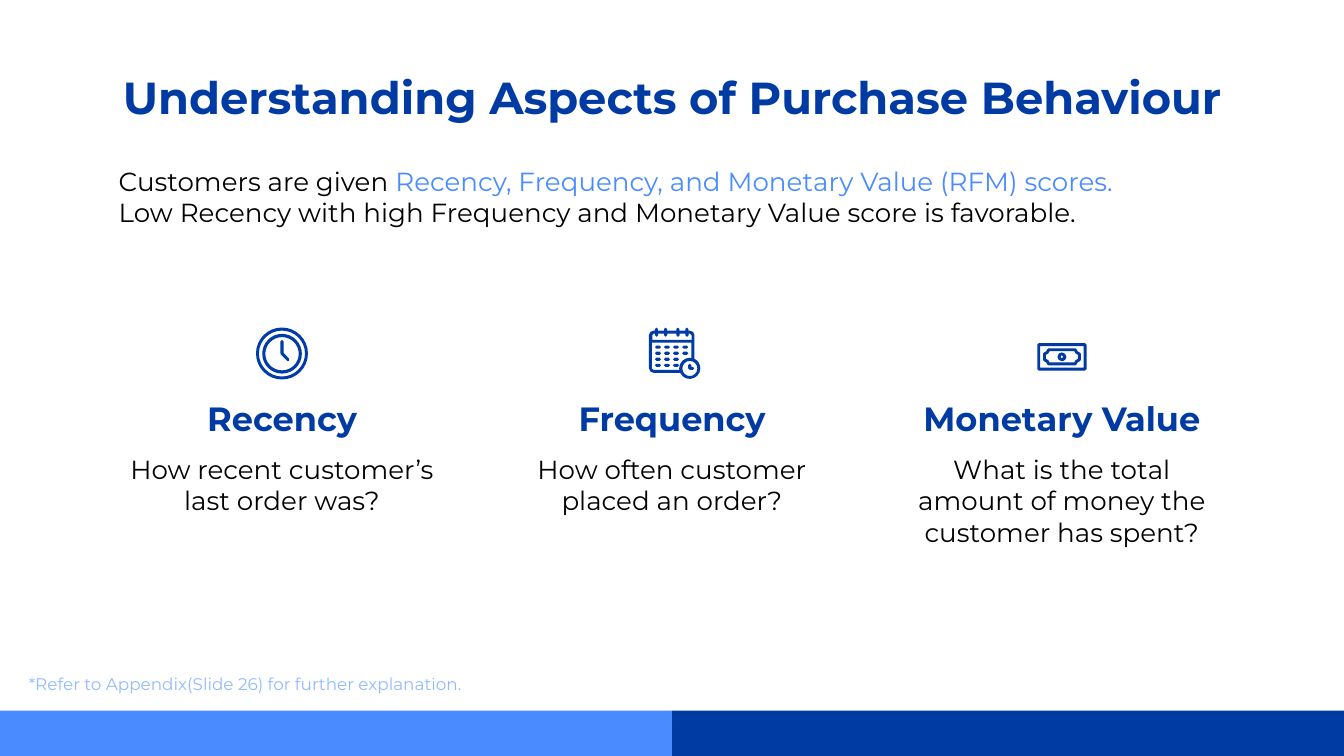
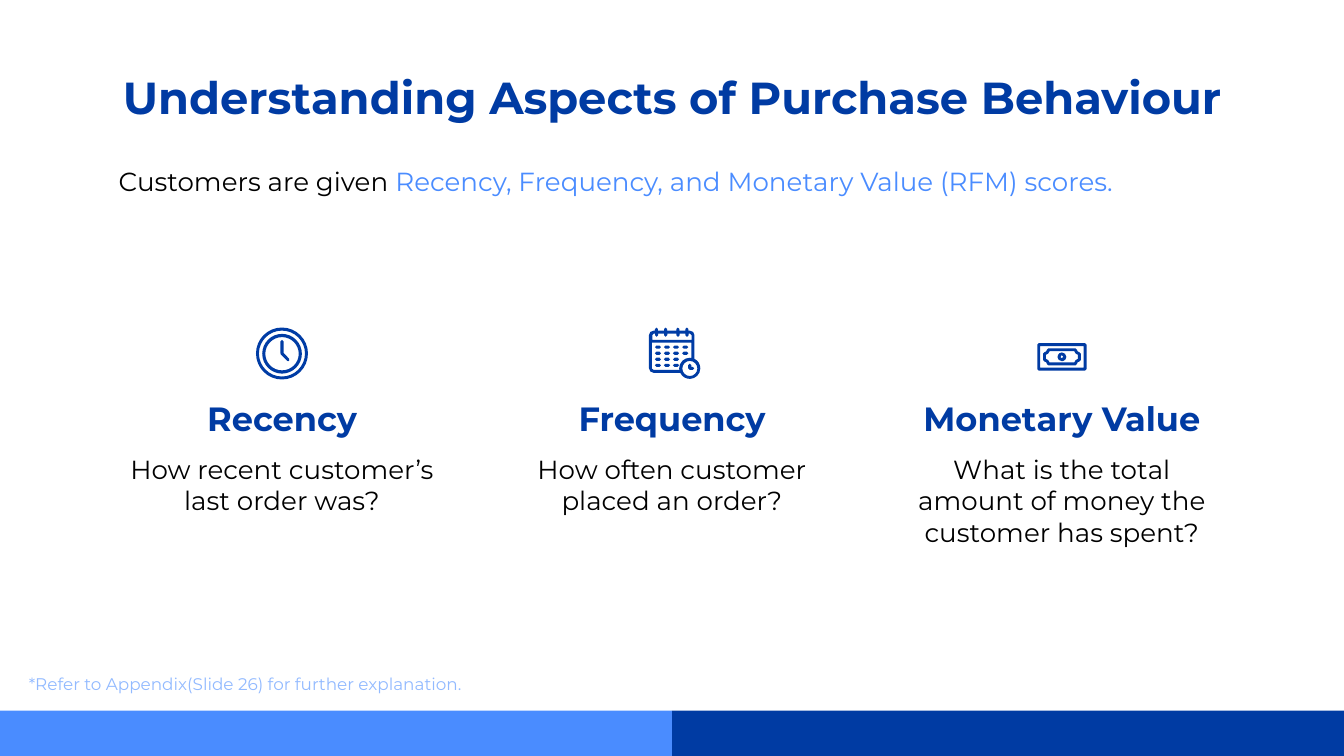
Before and after one commit to anjalihansda16/Customer-Segmentation, a slide deck: slide 6 of ppt/Customer Segmentation.pptx (slide 5 before the commit). Drawn at 1344x756 pixels with LibreOffice and Linux fonts; fonts in the diff are those of the drawing. Boxes give left, top, right and bottom in pixels: in the first picture for what was removed or moved away, otherwise in the second. Text is boxed around its words. In the diff, an @@ line names an element or a change of style, - is before the commit and + after.

```diff
--- a/ppt/Customer Segmentation.pptx
+++ b/ppt/Customer Segmentation.pptx
@@ text at bbox=[119, 202, 1076, 228]: paragraph removed @@
-Low Recency with high Frequency and Monetary Value score is favorable.
```
Also in this commit, not shown: 12 other slides changed, 1 slide added.
